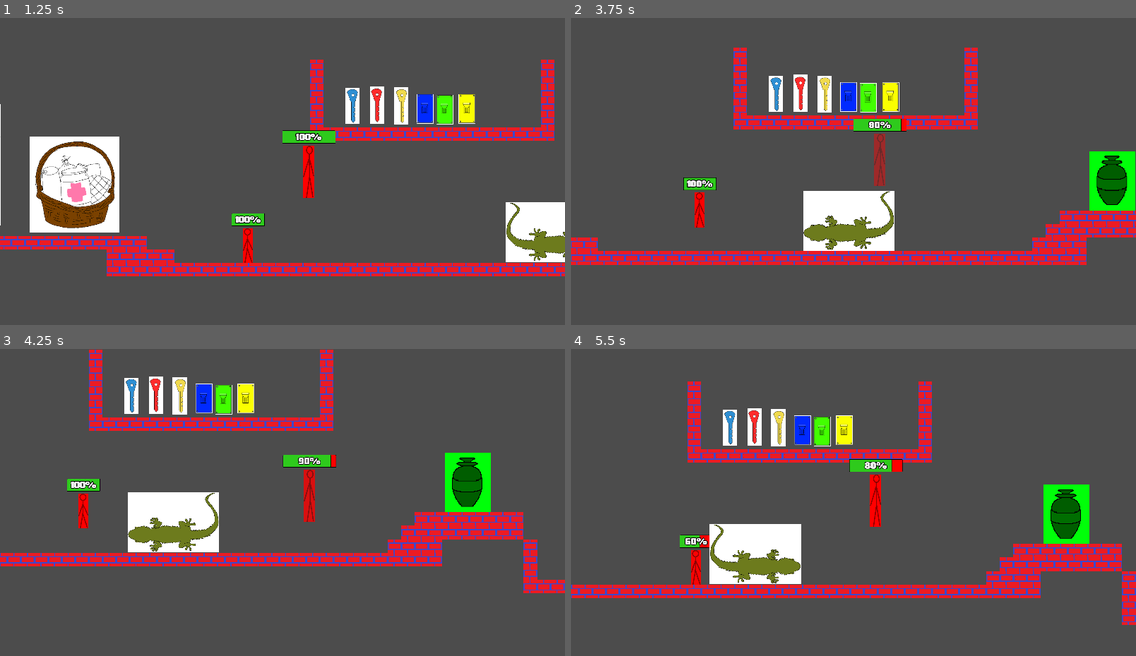
Above: before the commit, frames 1-4 (two rows, left to right).
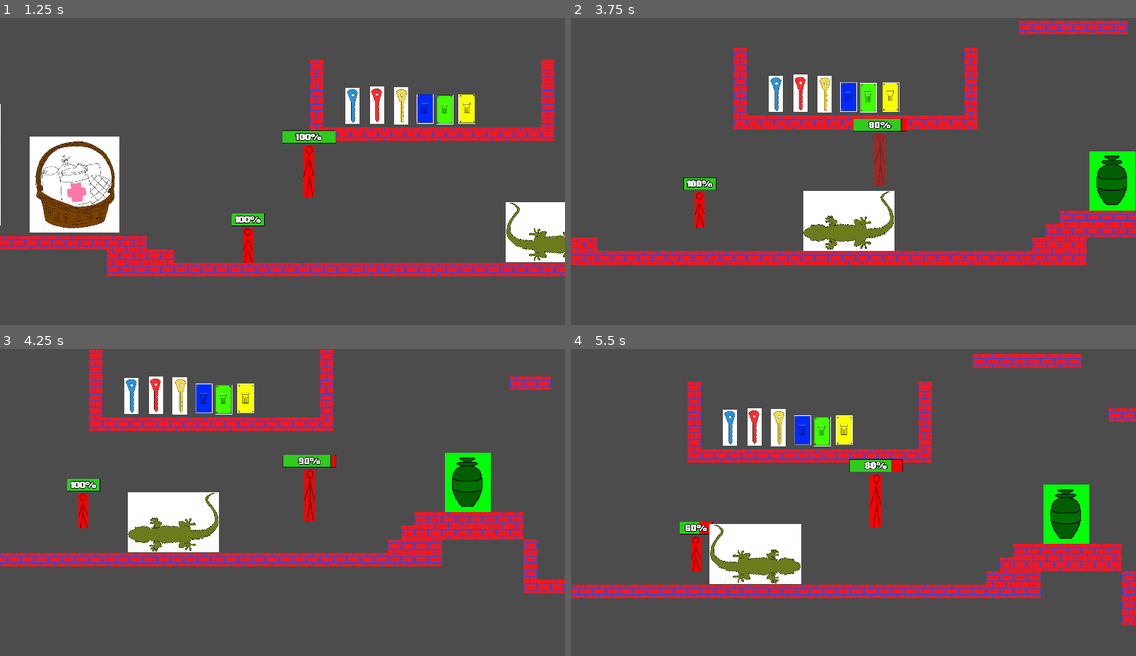
Above: after the commit, the same moments.

Repository: EyeBallTank/PROJECT-NORTUBEL-main-ish
Game: Godot game, scene res://src/levels/LevelTemplate3.tscn
Two runs of this game, one before a commit and one after it. Both use one fixed random seed, a clock stepped at 60 frames per second and the inputs below. This scene is started directly instead of the project's main scene.
Inputs:
- Up to frame 1 (1.25 s): hold Right (right) from 0.53 s (still down); hold Up (jumpup) from 0.53 s (still down)
- Up to frame 2 (3.75 s): release Up (jumpup) at 1.28 s; tap F (followme) at 1.35 s; tap Up (jumpup) at 1.52, 1.55, 1.82, 2.3, 2.85, 3.02, 3.32 s; release Right (right) at 2.03 s; hold Left (left) 2.03-2.78 s; hold S (standstill) 2.03-2.78 s; hold Right (right) from 2.78 s (still down); hold F (followme) from 3.53 s (still down)
- Up to frame 3 (4.25 s): keep holding Right (right); keep holding F (followme); tap Up (jumpup) at 3.77, 3.8, 4.07 s
- Up to frame 4 (5.5 s): release Right (right) at 4.28 s; release F (followme) at 4.28 s; hold Left (left) 4.28-5.03 s; tap S (standstill) at 4.35 s; tap Up (jumpup) at 4.52, 4.55, 4.82 s; hold Right (right) from 5.03 s (still down); hold Up (jumpup) from 5.03 s (still down)

Frame 1 is identical in both runs. In frame 2, 0.8% of the frame differs, in the area x 79-99%, y 0-6%; in frame 3, 0.3%; in frame 4, 1.7%, in the area x 19-100%, y 1-77%.

Commit message:
Climb state added
Again, thanks to Heartbeast
Fun fact, at some point, the state had weak gravity, meaning i created a "swim" state by accident

Diff:
--- a/project.godot
+++ b/project.godot
@@ -9,6 +9,11 @@
 config_version=4
 
 _global_script_classes=[ {
+"base": "Area2D",
+"class": "Ladder",
+"language": "GDScript",
+"path": "res://src/level_objects/Ladder.gd"
+}, {
 "base": "RigidBody2D",
 "class": "Pushable",
 "language": "GDScript",
@@ -30,6 +35,7 @@
 "path": "res://src/behind_the_scenes/main_level_script.gd"
 } ]
 _global_script_class_icons={
+"Ladder": "",
 "Pushable": "",
 "PushableCopy": "",
 "actor": "",
@@ -85,6 +91,11 @@
 "events": [ Object(InputEventKey,"resource_local_to_scene":false,"resource_name":"","device":0,"alt":false,"shift":false,"control":false,"meta":false,"command":false,"pressed":false,"scancode":0,"physical_scancode":83,"unicode":0,"echo":false,"script":null)
  ]
 }
+down={
+"deadzone": 0.5,
+"events": [ Object(InputEventKey,"resource_local_to_scene":false,"resource_name":"","device":0,"alt":false,"shift":false,"control":false,"meta":false,"command":false,"pressed":false,"scancode":0,"physical_scancode":16777234,"unicode":0,"echo":false,"script":null)
+ ]
+}
 
 [layer_names]
 
--- a/src/level_objects/Ladder.gd
+++ b/src/level_objects/Ladder.gd
@@ -1,4 +1,5 @@
 extends Area2D
+class_name Ladder
 
 #NOT NOW
 #Will make it actually work
--- a/src/levels/LevelTemplate3.tscn
+++ b/src/levels/LevelTemplate3.tscn
@@ -62,7 +62,7 @@
 collision_layer = 4
 collision_mask = 0
 format = 1
-tile_data = PoolIntArray( -393201, 0, 0, -393184, 0, 0, -327665, 0, 0, -327648, 0, 0, -262129, 0, 0, -262112, 0, 0, -196593, 0, 0, -196576, 0, 0, -1 …(2688 unchanged characters)…
+tile_data = PoolIntArray( -524252, 0, 0, -524251, 0, 0, -524250, 0, 0, -524249, 0, 0, -524248, 0, 0, -524247, 0, 0, -524246, 0, 0, -524245, 0, 0, -393201, 0, 0, -393184, 0, 0, -327665, 0, 0, -327648, 0, 0, -262129, 0, 0, -262112, 0, 0, -262098, 0, 0, -262097, 0, 0, -262096, 0, 0, -196593, 0, 0, -196576, 0, 0, -1 …(2688 unchanged characters)…
 
 [node name="Player" parent="." instance=ExtResource( 3 )]
 position = Vector2( 465, 480 )
--- a/src/play_actors/CompanionCopy.gd
+++ b/src/play_actors/CompanionCopy.gd
@@ -53,7 +53,7 @@
 
 func get_hurted():
 	health -= 10
-	velocity.y -= 500
+	vel.y -= 500
 	$AnimationPlayer.play("companionhurt")
 
 func _process(delta):
--- a/src/play_actors/PlayerCopy.gd
+++ b/src/play_actors/PlayerCopy.gd
@@ -15,7 +15,7 @@
 #THESE ARE PREPERATIONS FOR FUTURE PLAYER SATES
 enum {
 	MAINSTATE,
-#	CLIMB,
+	CLIMB,
 	PUSH
 #	SWIM,
 #	SWING,
@@ -33,11 +33,14 @@
 var JUMP_SPEED = 1500
 
 onready var healthBar = $HealthbarPlayer
+onready var ladderCheck = $LadderCheck
 
 func _ready():
 	healthBar.max_value = health
 
 func _physics_process(delta):
+
+
 	healthBar.value = health
 	if health <= 0:
 		die()
@@ -127,7 +130,26 @@
 			if jump_buffer_counter > 0 and is_on_floor():
 				velocity.y = -JUMP_SPEED
 				jump_buffer_counter = 0
+			if is_on_ladder():
+				state = CLIMB
 
+		CLIMB:
+			PUSH_SPEED = 150
+			if Input.get_action_strength("right"):
+				velocity.x = PUSH_SPEED
+			elif Input.get_action_strength("left"):
+				velocity.x = -PUSH_SPEED
+			elif Input.get_action_strength("jumpup"):
+				velocity.y = -PUSH_SPEED
+			elif Input.get_action_strength("down"):
+				velocity.y = PUSH_SPEED
+			else:
+				velocity.x = 0
+				velocity.y = 0
+			velocity = move_and_slide_with_snap(velocity, Vector2.DOWN, Vector2.UP)
+
+			if not is_on_ladder():
+				state = MAINSTATE
 
 
 #	for index in get_slide_count():
@@ -162,3 +184,9 @@
 
 func die():
 	get_tree().reload_current_scene()
+
+func is_on_ladder():
+	if not ladderCheck.is_colliding(): return false
+	var collider = ladderCheck.get_collider()
+	if not collider is Ladder: return false
+	return true
--- a/src/play_actors/PlayerCopy.tscn
+++ b/src/play_actors/PlayerCopy.tscn
@@ -66,3 +66,12 @@
 [node name="AnimationPlayer" type="AnimationPlayer" parent="."]
 anims/RESET = SubResource( 2 )
 anims/playerhurt = SubResource( 3 )
+
+[node name="LadderCheck" type="RayCast2D" parent="."]
+position = Vector2( 0, -243 )
+scale = Vector2( 4, 4 )
+enabled = true
+cast_to = Vector2( 0, 67 )
+collision_mask = 4
+collide_with_areas = true
+collide_with_bodies = false
